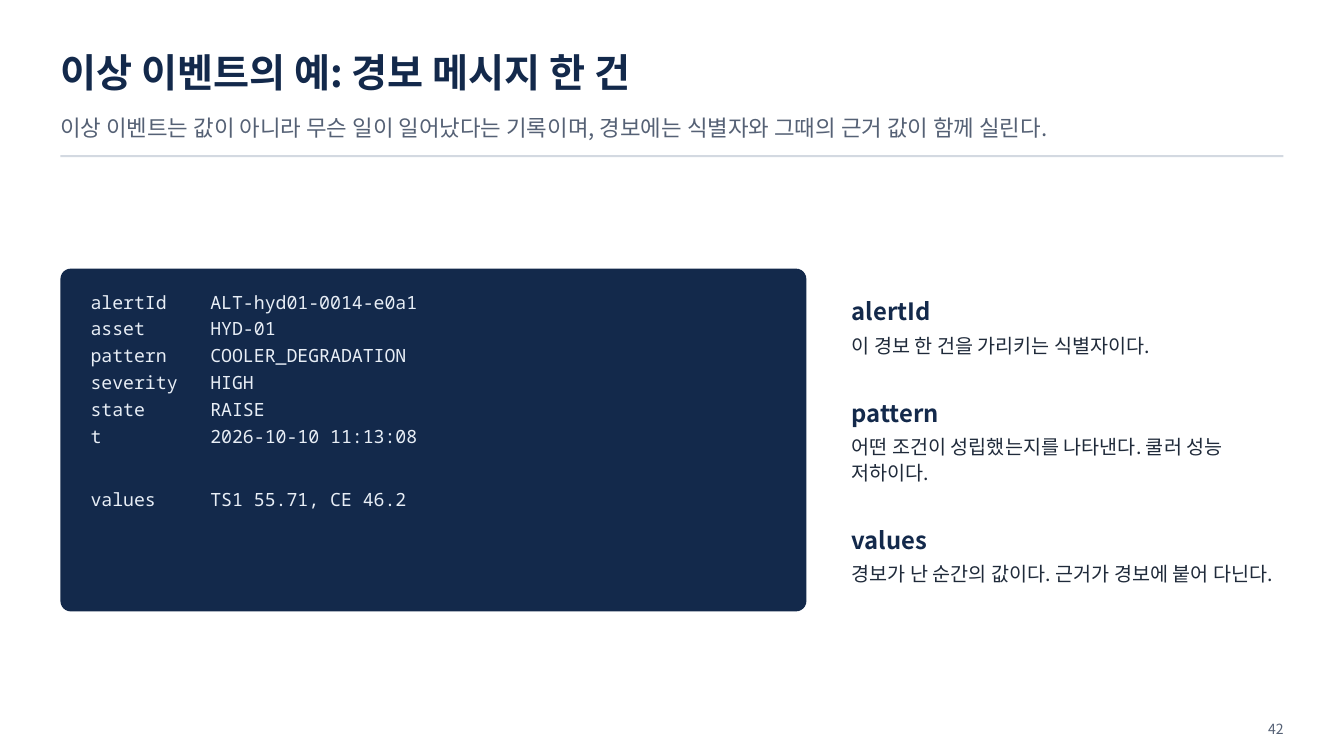
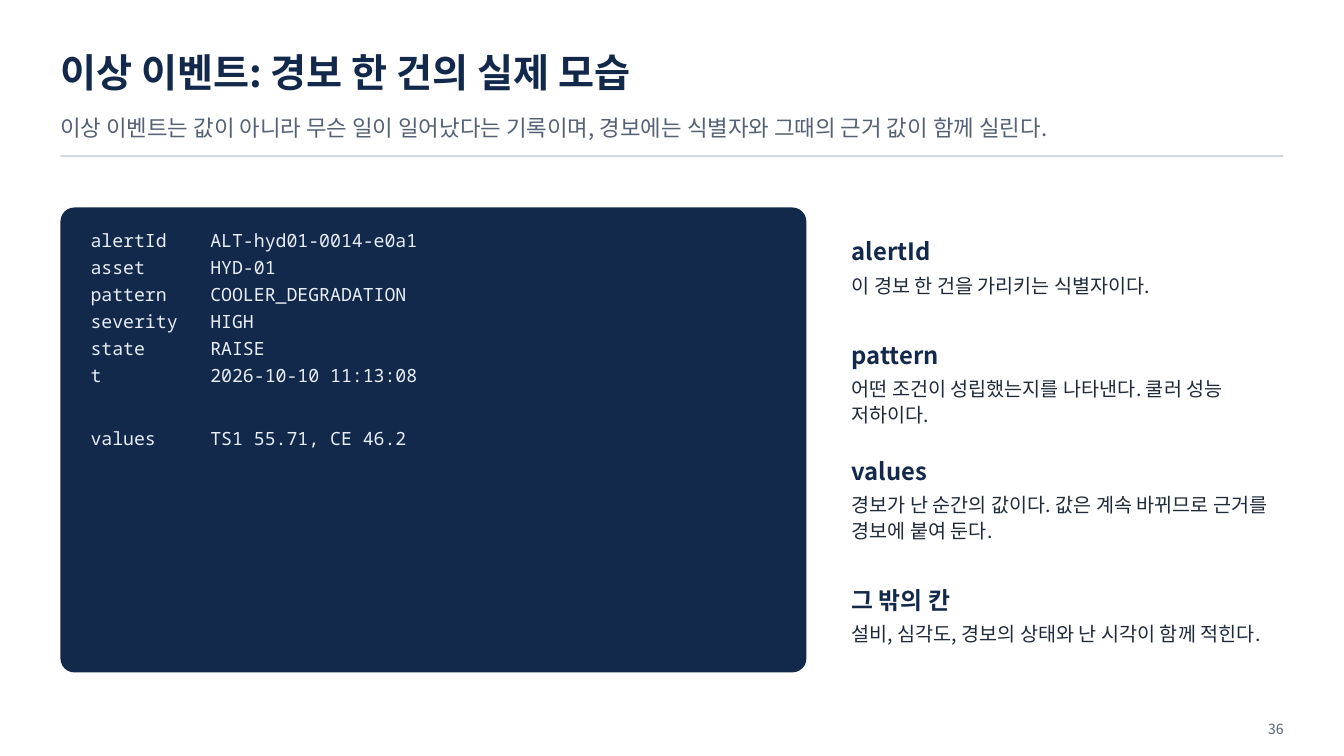
Before and after one commit to uengine-oss/hyd-iot-edu, a slide deck: slide 36 of course/slides/integrated/통합반_01일차.pptx (slide 42 before the commit). Drawn at 1344x756 pixels with LibreOffice and Linux fonts; fonts in the diff are those of the drawing. Boxes give left, top, right and bottom in pixels: in the first picture for what was removed or moved away, otherwise in the second. Text is boxed around its words. In the diff, an @@ line names an element or a change of style, - is before the commit and + after.

```diff
--- a/course/slides/integrated/통합반_01일차.pptx
+++ b/course/slides/integrated/통합반_01일차.pptx
@@ text at (60, 54, 630, 91): text changed @@
-이상 이벤트의 예: 경보 메시지 한 건
+이상 이벤트: 경보 한 건의 실제 모습
@@ rounded rectangle: place and size @@
-rounded rectangle at (60, 268, 807, 611)
+rounded rectangle at (60, 208, 807, 673)
@@ text "alertId": place and size @@
-text "alertId" at (852, 301, 1150, 355)
+text "alertId" at (852, 241, 1150, 295)
@@ text "alertId ALT-hyd01-0014-e0a1": place and size @@
-text "alertId ALT-hyd01-0014-e0a1" at (91, 295, 417, 509)
+text "alertId ALT-hyd01-0014-e0a1" at (91, 233, 417, 448)
@@ text "pattern": place and size @@
-text "pattern" at (852, 405, 1223, 482)
+text "pattern" at (852, 347, 1222, 424)
@@ text "values": place and size @@
-text "values" at (852, 530, 1273, 583)
+text "values" at (852, 461, 1267, 540)
@@ text at (852, 495, 1267, 540): text changed @@
-경보가 난 순간의 값이다. 근거가 경보에 붙어 다닌다.
+경보가 난 순간의 값이다. 값은 계속 바뀌므로 근거를 경보에 붙여 둔다.
@@ text added at (852, 589, 1260, 645), 14 pt, text #1F2A3A @@
+그 밖의 칸
+설비, 심각도, 경보의 상태와 난 시각이 함께 적힌다.
@@ text at (1268, 723, 1284, 734): text changed @@
-42
+36
```
Also in this commit, not shown: 70 other slides changed, 2 slides added, 5 slides removed, 9 other files.
